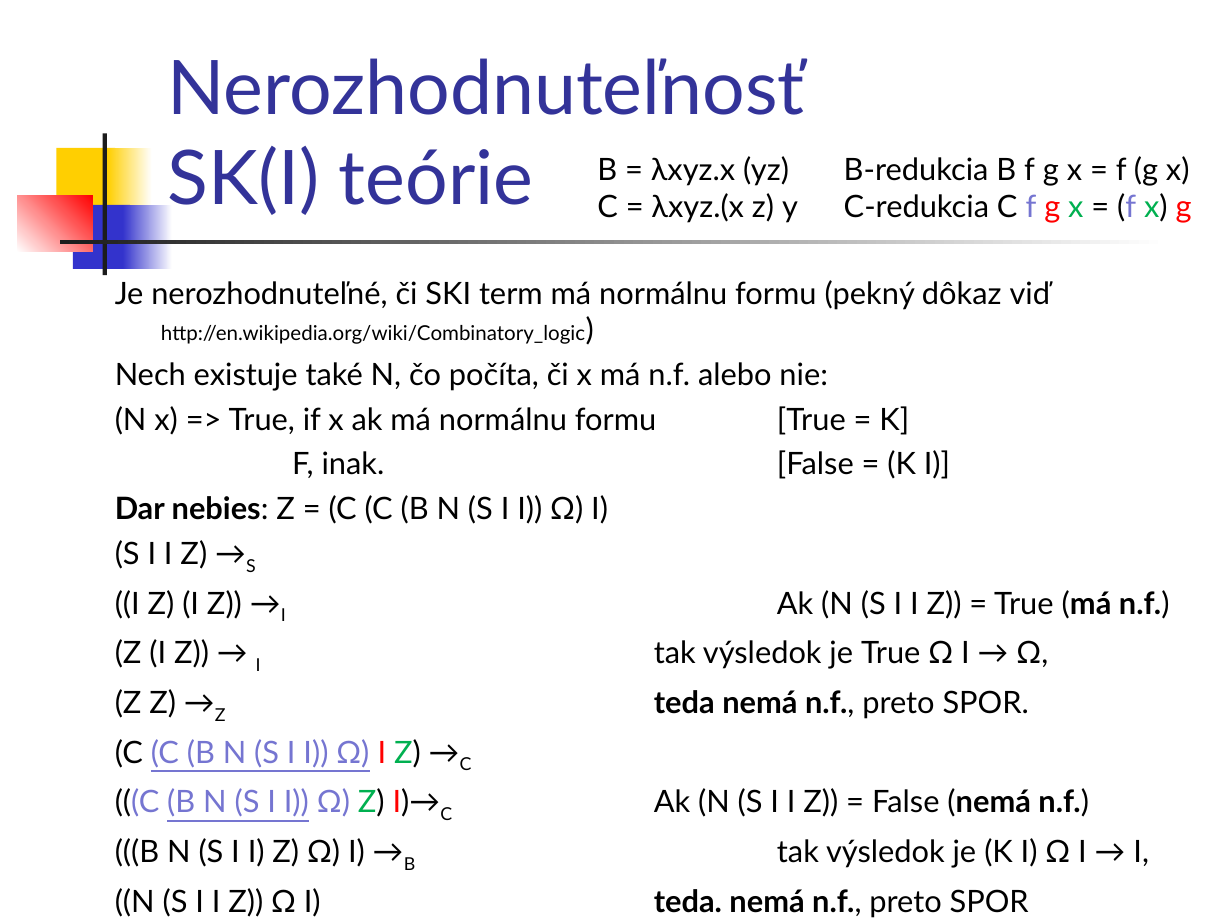
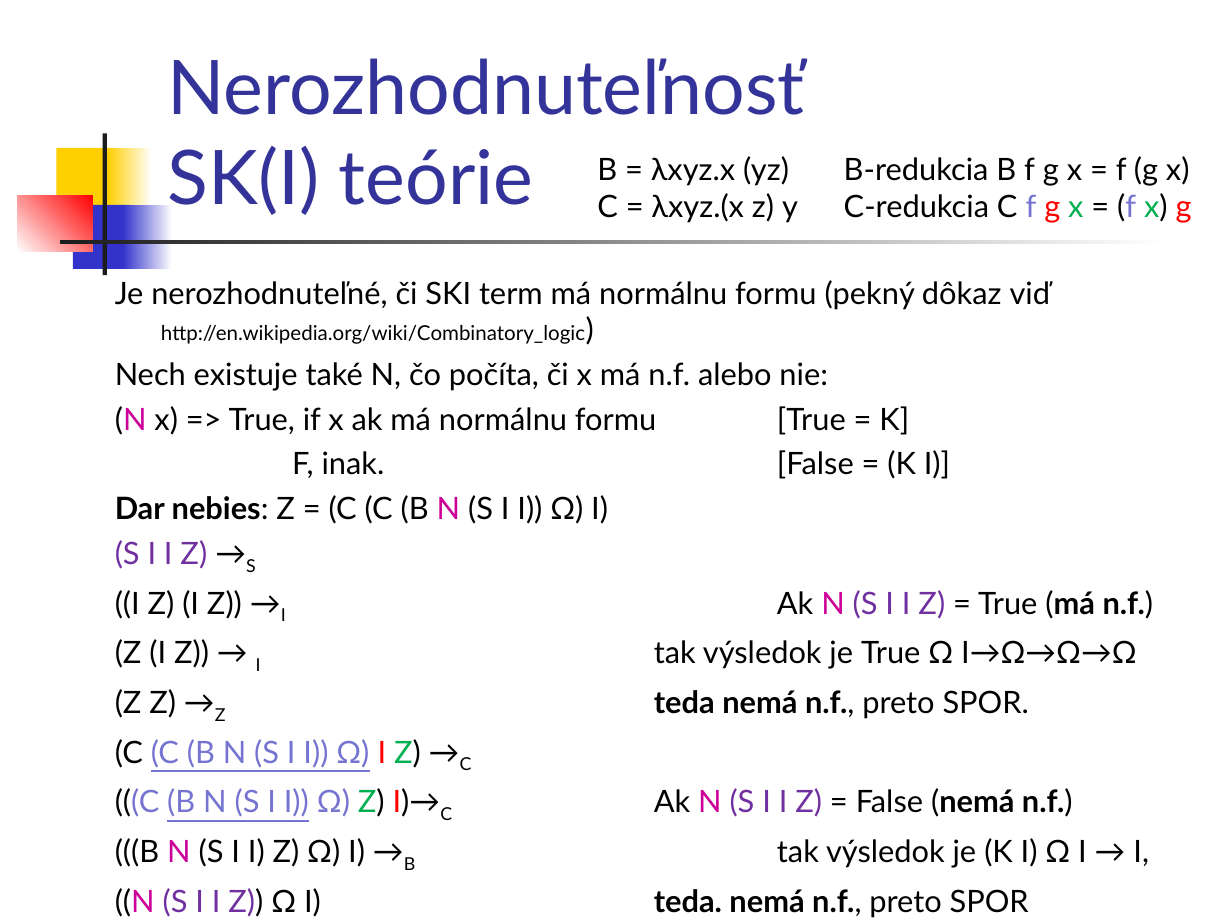
Before and after one commit to Funkcionalne/Prednasky, a slide deck: slide 19 of 07/07_fpro.ppt (slide 18 before the commit). Drawn at 1232x924 pixels with LibreOffice and Linux fonts; fonts in the diff are those of the drawing. Boxes give left, top, right and bottom in pixels: in the first picture for what was removed or moved away, otherwise in the second. Text is boxed around its words. In the diff, an @@ line names an element or a change of style, - is before the commit and + after.

```diff
--- a/07/07_fpro.ppt
+++ b/07/07_fpro.ppt
@@ text at [115, 406, 1149, 918]: text colour #000000 to #CC0099 in "(N", "N", "N", "((N"; text colour #000000 to #7030A0 in "(S I I Z)", "(S I I Z))" @@
@@ text at [115, 590, 1154, 671]: text changed @@
-((I Z) (I Z)) →I Ak (N (S I I Z)) = True (má n.f.)
-(Z (I Z)) → I tak výsledok je True Ω I → Ω,
+((I Z) (I Z)) →I Ak N (S I I Z) = True (má n.f.)
+(Z (I Z)) → I tak výsledok je True Ω I→Ω→Ω→Ω
@@ text at [115, 788, 1073, 820]: text changed @@
-(((C (B N (S I I)) Ω) Z) I)→C Ak (N (S I I Z)) = False (nemá n.f.)
+(((C (B N (S I I)) Ω) Z) I)→C Ak N (S I I Z) = False (nemá n.f.)
```
Also in this commit, not shown: 3 other slides changed, 3 slides added, 3 other files.
